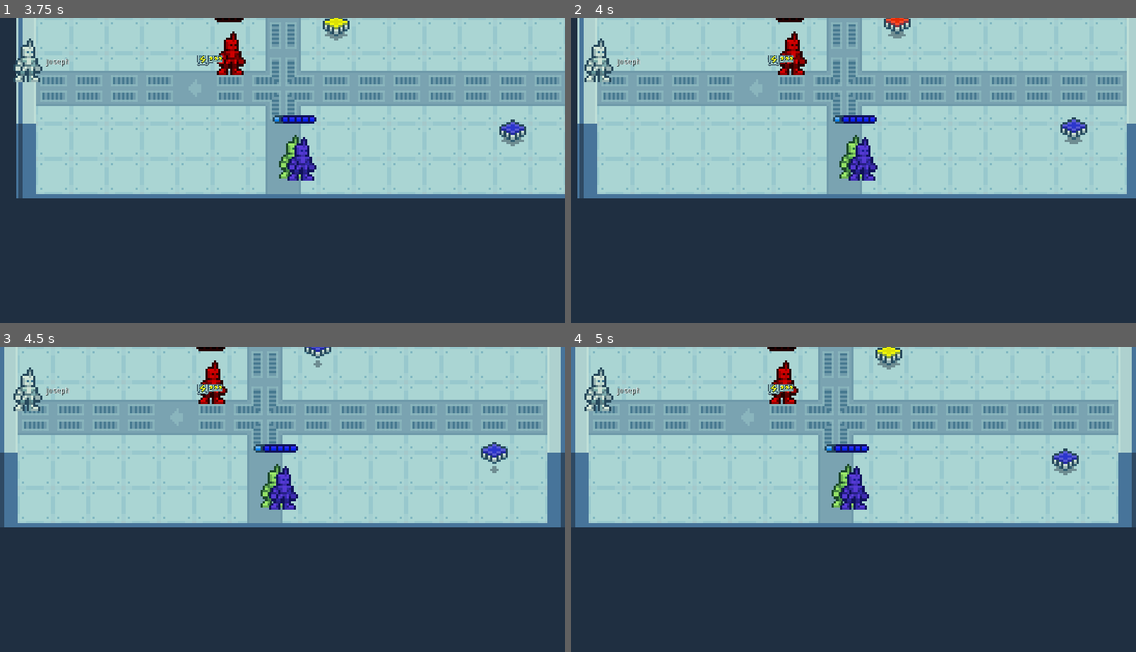
Above: before the commit, frames 1-4 (two rows, left to right).
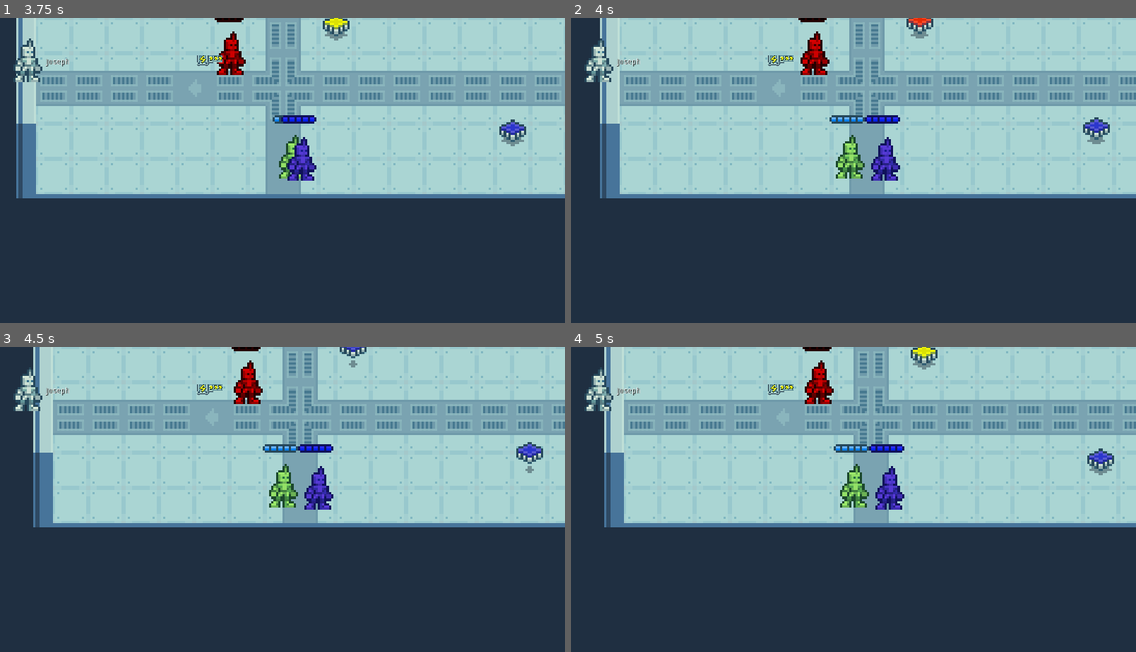
Above: after the commit, the same moments.

Repository: 2shady4u/gwj24
Game: Godot game, scene res://src/Menu.tscn
Same seed, same stepped clock (60 frames per second), same inputs: the game is played once before the commit and once after it.
Inputs (mouse positions are in pixels of both pictures, inside the frame that each line leads up to):
- Up to frame 1 (3.75 s): click "Select Mission" at 0.5 s; click "Start Mission" at 1.25 s; tap Enter (confirm) at 2 s; move the mouse to (406, 161) at 2.02 s; hold D (move_right) 2.03-2.75 s; hold Enter (confirm) 2.03-2.75 s; click (406, 161) at 2.17 s; drag from (169, 191) to (254, 240) at 2.77 s; move the mouse to (339, 106) at 3.52 s; hold D (move_right) from 3.53 s (still down); tap Tab (switch) at 3.6 s
- Up to frame 2 (4 s): keep holding D (move_right)
- Up to frame 3 (4.5 s): release D (move_right) at 4.25 s; drag from (254, 569) to (113, 456) at 4.27 s
- Up to frame 4 (5 s): no input

Frame 1 is identical in both runs. In frame 2, 13% of the frame differs, in the area x 1-100%, y 0-60%; in frame 3, 14%; in frame 4, 14%, in the area x 0-100%, y 0-60%.

Commit message:
added healing particles on heal

Diff:
--- a/assets/data.json
+++ b/assets/data.json
@@ -71,6 +71,10 @@
                 "healing_charges": 2,
                 "actions": 2,
                 "movement": 4
+            },
+            "drops": {
+                "more_hp": 0.2,
+                "faster_speed_but_decreased_health": 0.2
             }
         },
         "fish_bot": {
@@ -82,6 +86,10 @@
                 "healing_charges": 2,
                 "actions": 2,
                 "movement": 6
+            },
+            "drops": {
+                "more_hp": 0.2,
+                "faster_speed_but_decreased_health": 0.2
             }
         }
     },
--- a/src/game/level/Level.gd
+++ b/src/game/level/Level.gd
@@ -5,6 +5,7 @@
 onready var tween: Tween = $Tween
 onready var tiles = $Tiles/Tiles
 onready var chip_label = $ChipLabel
+onready var healing_particles = $HealingParticles
 
 var current_character : Character = null
 var astar: AStar2D = AStar2D.new()
@@ -146,10 +147,11 @@
 	tween.start()
 	yield(tween, "tween_completed")
 
-	if other_character.team == character.team:
+	if other_character.team == character.team and other_character.current_health < other_character.stats.health:
 		other_character.heal_up(character.stats.healing, direction)
+		play_healing(other_character.position)
 		character.perform_action()
-	else:
+	elif other_character.team != character.team:
 		other_character.take_damage(character.stats.damage, direction)
 		character.perform_action()
 
@@ -157,6 +159,10 @@
 	tween.start()
 	yield(tween, "tween_completed")
 	set_process(true)
+
+func play_healing(healing_position: Vector2):
+	healing_particles.position = healing_position - Vector2(0, 4)
+	healing_particles.emitting = true
 
 func _process(_delta):
 	if Input.is_action_just_pressed("switch"):
--- a/src/game/level/Level.tscn
+++ b/src/game/level/Level.tscn
@@ -11,12 +11,18 @@
 [ext_resource path="res://src/game/character/BadBot.tscn" type="PackedScene" id=9]
 
 [sub_resource type="ParticlesMaterial" id=1]
+lifetime_randomness = 0.22
 emission_shape = 1
-emission_sphere_radius = 5.0
+emission_sphere_radius = 7.0
 flag_disable_z = true
-gravity = Vector3( 0, -98, 0 )
+direction = Vector3( 1, -100, 0 )
+spread = 0.0
+gravity = Vector3( 0, -20, 0 )
+initial_velocity = 25.0
+initial_velocity_random = 0.51
 orbit_velocity = 0.0
 orbit_velocity_random = 0.0
+damping = 10.0
 
 [node name="Level" type="Node2D"]
 script = ExtResource( 1 )
@@ -64,8 +70,13 @@
 [node name="ChipLabel" parent="." instance=ExtResource( 7 )]
 visible = false
 
-[node name="Healing" type="Particles2D" parent="."]
+[node name="HealingParticles" type="Particles2D" parent="."]
+position = Vector2( 72.4252, 37.5339 )
 emitting = false
+amount = 12
+lifetime = 0.8
+one_shot = true
+visibility_rect = Rect2( -10, -10, 20, 20 )
 process_material = SubResource( 1 )
 texture = ExtResource( 3 )
 script = ExtResource( 4 )
